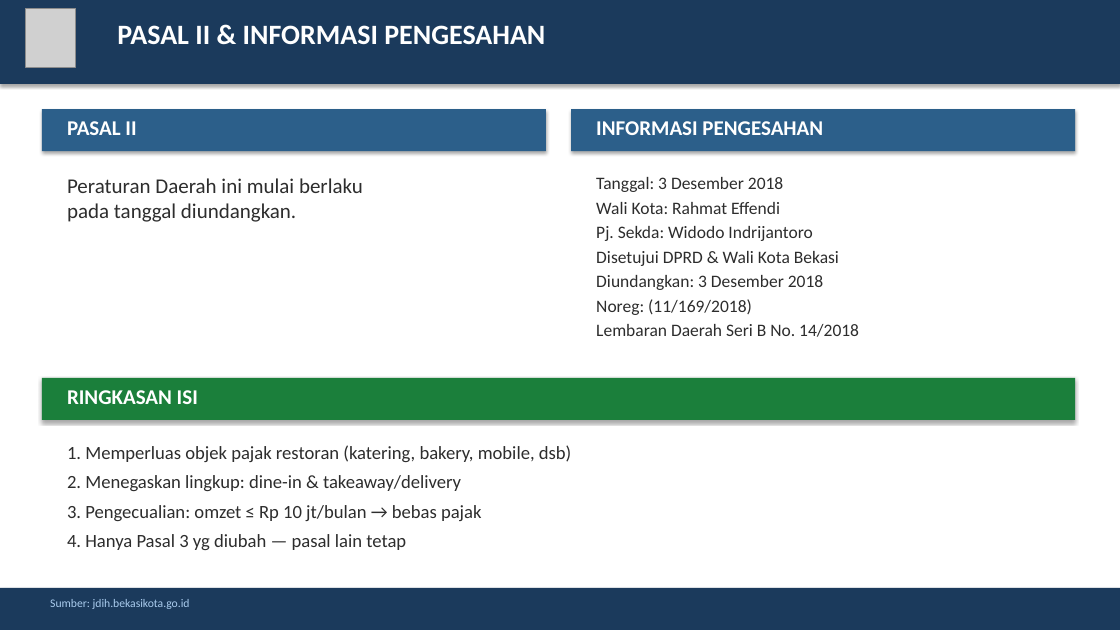
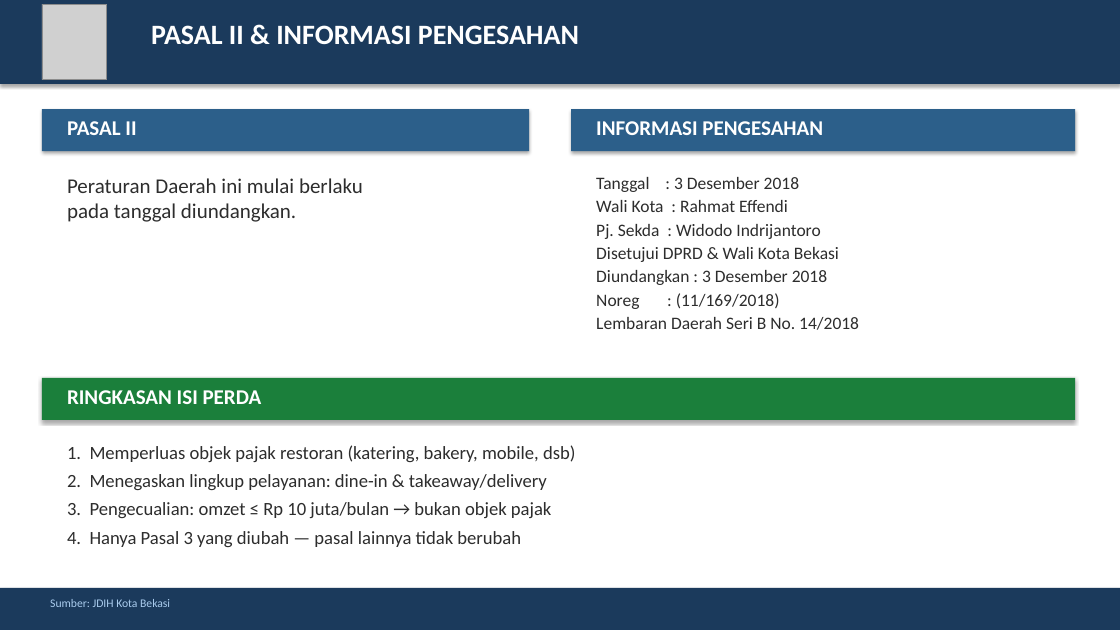
Before and after one commit to rahadiana/coba_ppt, a slide deck: slide 4 of Ringkasan_Perda_Bekasi_No_14_2018.pptx. Drawn at 1120x630 pixels with LibreOffice and Linux fonts; fonts in the diff are those of the drawing; grey boxes stand for pictures. Boxes give left, top, right and bottom in pixels: in the first picture for what was removed or moved away, otherwise in the second. Text is boxed around its words. In the diff, an @@ line names an element or a change of style, - is before the commit and + after.

Commit message:
fix: perbesar logo Kota Bekasi di semua slide

```diff
--- a/Ringkasan_Perda_Bekasi_No_14_2018.pptx
+++ b/Ringkasan_Perda_Bekasi_No_14_2018.pptx
@@ picture: place and size @@
-picture at (25,8,76,67)
+picture at (42,4,107,80)
@@ text "PASAL II & INFORMASI PENGESAHAN": place and size @@
-text "PASAL II & INFORMASI PENGESAHAN" at (117,25,545,44)
+text "PASAL II & INFORMASI PENGESAHAN" at (151,25,579,44)
@@ rectangle: place and size @@
-rectangle at (42,109,546,151)
+rectangle at (42,109,529,151)
@@ text at (596,177,820,239): text changed @@
-Tanggal: 3 Desember 2018
-Wali Kota: Rahmat Effendi
-Pj. Sekda: Widodo Indrijantoro
+Tanggal : 3 Desember 2018
+Wali Kota : Rahmat Effendi
+Pj. Sekda : Widodo Indrijantoro
@@ text at (596,247,859,330): less space between paragraphs @@
@@ text at (596,270,827,309): text changed @@
-Diundangkan: 3 Desember 2018
-Noreg: (11/169/2018)
+Diundangkan : 3 Desember 2018
+Noreg : (11/169/2018)
@@ text at (67,390,262,404): text changed @@
-RINGKASAN ISI
+RINGKASAN ISI PERDA
@@ text at (67,445,575,462): less space between paragraphs @@
@@ text at (67,474,552,547): text changed @@
-2. Menegaskan lingkup: dine-in & takeaway/delivery
-3. Pengecualian: omzet ≤ Rp 10 jt/bulan → bebas pajak
-4. Hanya Pasal 3 yg diubah — pasal lain tetap
+2. Menegaskan lingkup pelayanan: dine-in & takeaway/delivery
+3. Pengecualian: omzet ≤ Rp 10 juta/bulan → bukan objek pajak
+4. Hanya Pasal 3 yang diubah — pasal lainnya tidak berubah
@@ text at (50,599,170,607): text changed @@
-Sumber: jdih.bekasikota.go.id
+Sumber: JDIH Kota Bekasi
```
Also in this commit, not shown: 4 other slides changed.
